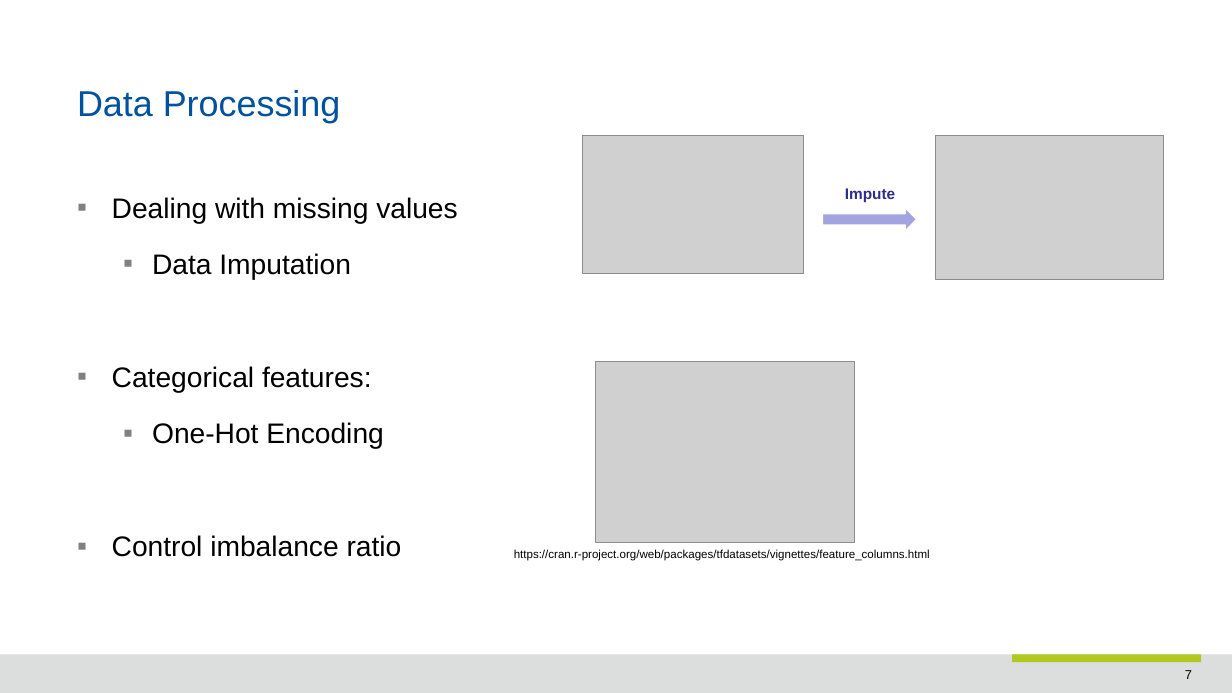
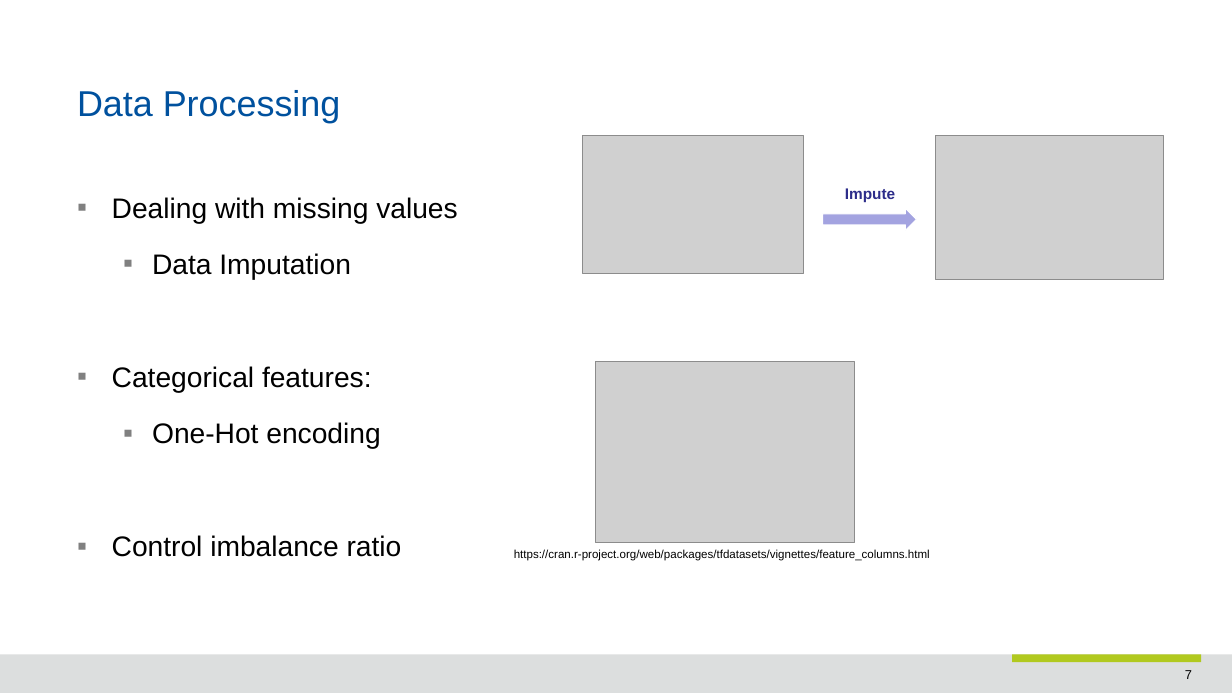
Before and after one commit to hussainkanafani/cost-sensitive-boosting, a slide deck: slide 7 of presentations/Final Presentation.pptx. Drawn at 1232x693 pixels with LibreOffice and Linux fonts; fonts in the diff are those of the drawing; grey boxes stand for pictures; background and template pictures are left out. Boxes give left, top, right and bottom in pixels: in the first picture for what was removed or moved away, otherwise in the second. Text is boxed around its words. In the diff, an @@ line names an element or a change of style, - is before the commit and + after.

```diff
--- a/presentations/Final Presentation.pptx
+++ b/presentations/Final Presentation.pptx
@@ text at (x1=152, y1=422, x2=380, y2=449): text changed @@
-  ▪ One-Hot Encoding
+  ▪ One-Hot encoding
```
Also in this commit, not shown: 2 other slides changed, 1 other file.
